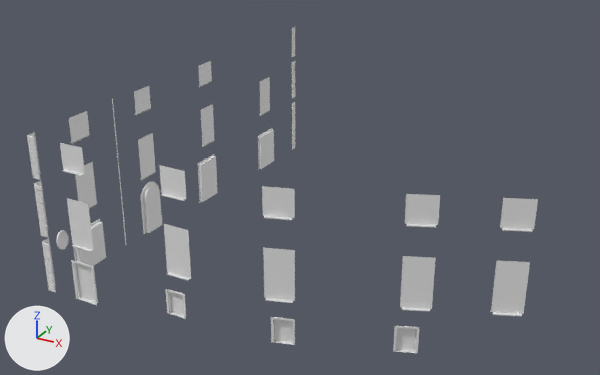
An edit to the FBX model Assets/Models/Maps/Sardinia/8b.fbx, drawn before and after from the same camera.
Before and after are seen from a 50 mm camera at (19.1, 41.7, 16.0) aimed at (-2.9, 81.8, -4.1). The lights are fixed; the arrows at lower left show +X, +Y and +Z. Where no turn or scale is listed for an object, it has been applied to the vertices. Vertices at the same position are counted once.

The older version as bpy lines, for what is in view:
```python
me_building8b_001 = bpy.data.meshes.new('Building8b.001')
me_building8b_001.from_pydata(...)  # 1258 vertices, 896 faces; spans x -12.6..12.5, y 69.9..98.3, z -8.8..1.4
ob_building8b_001 = bpy.data.objects.new('Building8b.001', me_building8b_001)
ob_building8b_001.location = (0.0, 0.0, 0.0)
```
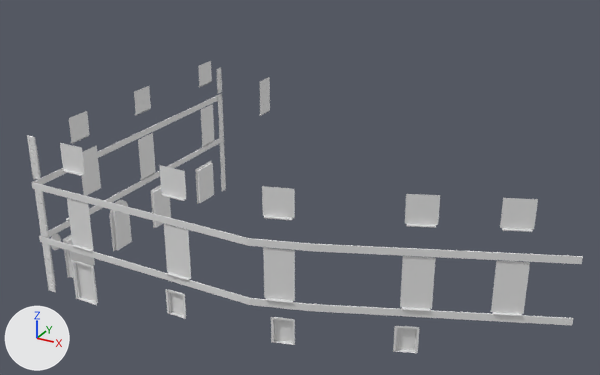
Changed parts and their boxes (x1, y1, x2, y2) in the pictures (600 x 375 px; the box of a moved part takes in the faces that stretch with it):
'Building8b.001', reshaped (9% wider, 10% shorter)
    before: (27, 27, 538, 353)
    after: (27, 61, 583, 353)
part 1 of me_building8b_001, moved or reshaped
    before: (73, 219, 106, 266)
    after: (63, 235, 95, 278)
part 2 of me_building8b_001, moved or reshaped
    before: (292, 61, 295, 99)
    after: (218, 95, 224, 138)
part 3 of me_building8b_001, moved or reshaped
    before: (258, 128, 274, 169)
    after: (195, 161, 214, 204)
part 4 of me_building8b_001, moved or reshaped
    before: (198, 154, 218, 203)
    after: (151, 185, 171, 228)
part 5 of me_building8b_001, moved or reshaped
    before: (141, 182, 162, 234)
    after: (110, 200, 132, 252)
part 6 of me_building8b_001, added
    after: (82, 145, 101, 196)
part 7 of me_building8b_001, added
    after: (220, 141, 226, 191)
part 8 of me_building8b_001, added
    after: (217, 68, 222, 94)
part 9 of me_building8b_001, deleted
    before: (292, 102, 295, 150)
part 10 of me_building8b_001, deleted
    before: (292, 27, 295, 57)
part 11 of me_building8b_001, deleted
    before: (112, 99, 127, 245)
part 12 of me_building8b_001, moved or reshaped
    before: (28, 132, 97, 250)
    after: (32, 94, 583, 325)

The change, as a diff of the scene's bpy script:
```diff
--- a/Assets/Models/Maps/Sardinia/8b.fbx.py
+++ b/Assets/Models/Maps/Sardinia/8b.fbx.py
@@ me_building8b_001 @@
 # used by ob_building8b_001; location = (0.0, 0.0, 0.0)
-me_building8b_001.from_pydata(...)  # 1258 vertices, 896 faces; spans x -12.6..12.5, y 69.9..98.3, z -8.8..1.4
+me_building8b_001.from_pydata(...)  # 1234 vertices, 878 faces; spans x -12.6..14.5, y 69.9..94.3, z -8.6..1.3
+# me_building8b_001 part 1: the loose piece of 20 vertices spanning x -12.5..-12.1, y 72.3..74.7, z -7.8..-5.4 is scaled about its middle by (1, 0.868, 1), then moved by (0.0, -0.8, 0.0)
+# me_building8b_001 part 2: the loose piece of 74 vertices spanning x -12.5..-12.4, y 97.8..98.3, z -4.4..-1.4 is moved by (0.0, -10.4, 0.0)
+# me_building8b_001 part 3: the loose piece of 18 vertices spanning x -12.5..-12.3, y 92.5..94.6, z -8.7..-5.9 is scaled about its middle by (1, 0.882, 0.938), then moved by (0.0, -8.3, 0.3)
+# me_building8b_001 part 4: the loose piece of 18 vertices spanning x -12.5..-12.2, y 84.6..86.6, z -8.3..-5.4 is scaled about its middle by (0.924, 0.856, 0.896), then moved by (0.0, -5.3, 0.1)
+# me_building8b_001 part 5: the loose piece of 62 vertices spanning x -12.5..-12.2, y 78.5..80.3, z -8.2..-4.8 is scaled about its middle by 0.935, then moved by (0.0, -3.0, 0.0)
+# me_building8b_001 part 6: the loose piece of 4 vertices spanning x -12.4, y 73.1..74.6, z -4.4..-1.7 is copied, and the copy is moved by (0.0, 0.5, 0.8); it spans x -12.4, y 73.6..75.1, z -3.5..-0.9
+# me_building8b_001 part 7: a new loose piece of 92 vertices spanning x -12.5..-12.4, y 87.4..87.9, z -8.6..-4.8
+# me_building8b_001 part 8: a new loose piece of 44 vertices spanning x -12.5..-12.4, y 87.4..87.9, z -1.2..0.6
+# me_building8b_001 part 9: the loose piece of 98 vertices spanning x -12.5..-12.4, y 97.8..98.3, z -8.8..-4.8 is deleted
+# me_building8b_001 part 10: the loose piece of 62 vertices spanning x -12.5..-12.4, y 97.8..98.3, z -1.0..1.3 is deleted
+# me_building8b_001 part 11: the loose piece of 16 vertices spanning x -12.5..-12.4, y 76.7..76.8, z -8.1..1.4 is deleted
+# me_building8b_001 part 12: 4 vertices moved from x -12.5..-12.4, y 70.1..71.3, z -5.8..-1.0 to x -12.5..-12.4, y 70.1..71.3, z -5.8..-1.2; 97 vertices removed from x -12.5..-12.4, y 70.2..74.6, z -6.0..1.3; 125 vertices added at x -12.6..14.5, y 70.0..87.9, z -5.8..0.1
```
